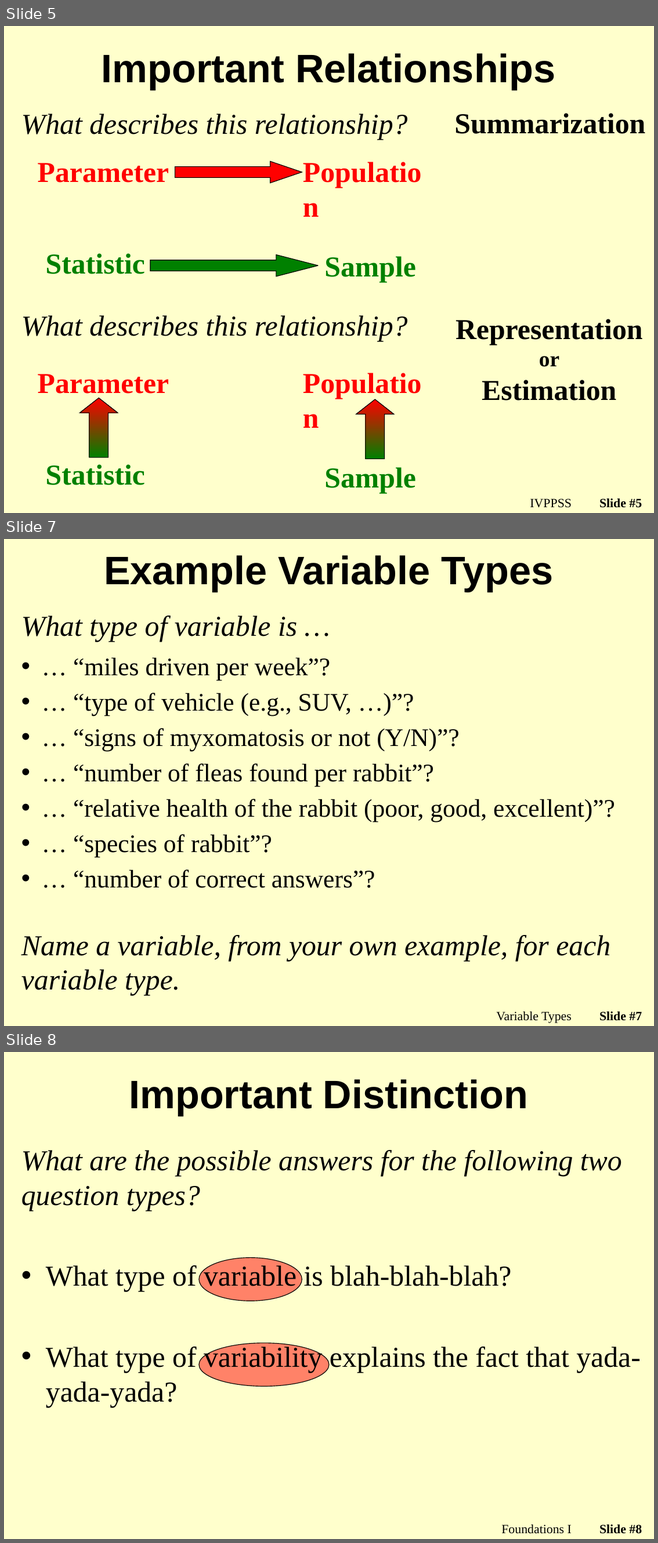
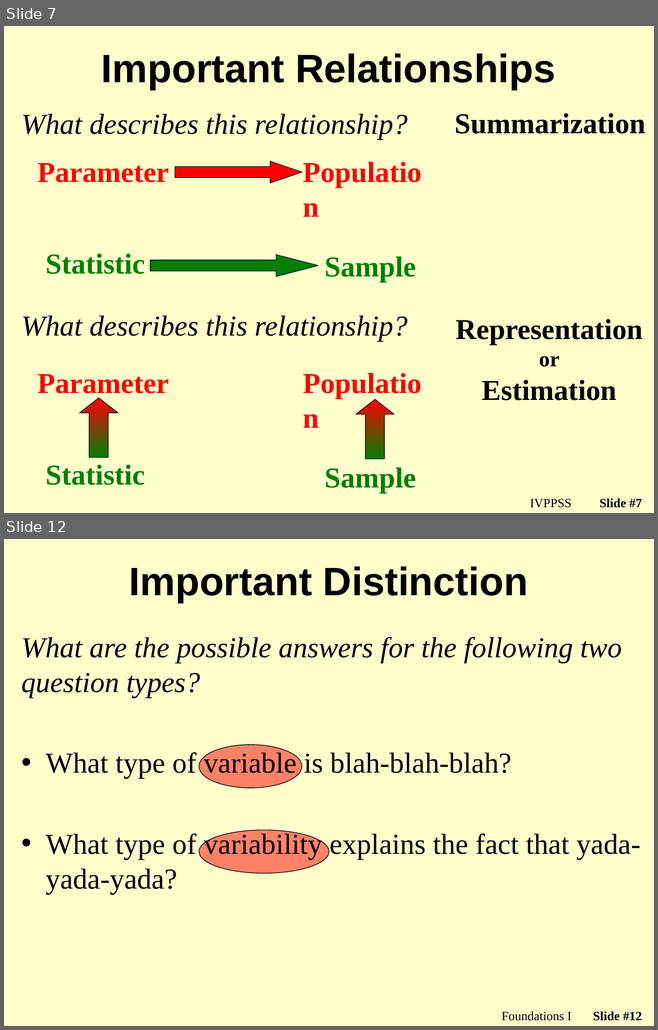
Before and after one commit to droglenc/NCMTH107, a slide deck: lecture/Slides/01_Foundations_II.pptx. Shown one above the other, each under a label of ours: slides 5, 7 and 8 before the commit, slides 7 and 12 after it; the slides between them are not shown. The pictures are 658x1543 and 658x1030 pixels, drawn with LibreOffice and Linux fonts; fonts in the diff are those of the drawing; background and template pictures are left out. Boxes give left, top, right and bottom in pixels: in the first picture for what was removed or moved away, otherwise in the second. Text is boxed around its words. In the diff, an @@ line names an element or a change of style, - is before the commit and + after.

```diff
--- a/lecture/Slides/01_Foundations_II.pptx
+++ b/lecture/Slides/01_Foundations_II.pptx
@@ slide 7 removed at (x1=4, y1=539, x2=654, y2=1026), background picture (left out) @@
@@ text removed at (x1=104, y1=555, x2=553, y2=592) @@
-Example Variable Types
@@ text removed at (x1=21, y1=616, x2=297, y2=642) @@
-What type of variable is …
@@ text removed at (x1=73, y1=657, x2=615, y2=888) @@
-• … “miles driven per week”?
-• … “type of vehicle (e.g., SUV, …)”?
-• … “signs of myxomatosis or not (Y/N)”?
-• … “number of fleas found per rabbit”?
-• … “relative health of the rabbit (poor, good, excellent)”?
-• … “species of rabbit”?
-• … “number of correct answers”?
@@ text removed at (x1=21, y1=935, x2=610, y2=995) @@
-Name a variable, from your own example, for each variable type.
@@ text removed at (x1=496, y1=1012, x2=571, y2=1023) @@
-Variable Types
@@ page number removed at (x1=599, y1=1012, x2=641, y2=1021) @@
-Slide #7
@@ what was slide 5 is now slide 7 @@
@@ page number at (x1=599, y1=499, x2=641, y2=508): text changed @@
-Slide #5
+Slide #7
@@ what was slide 8 is now slide 12 @@
@@ page number at (x1=593, y1=1012, x2=642, y2=1021): text changed @@
-Slide #8
+Slide #12
```
Also in this commit, not shown: 4 slides changed, 6 slides added, 1 other slide removed, 3 other files.
